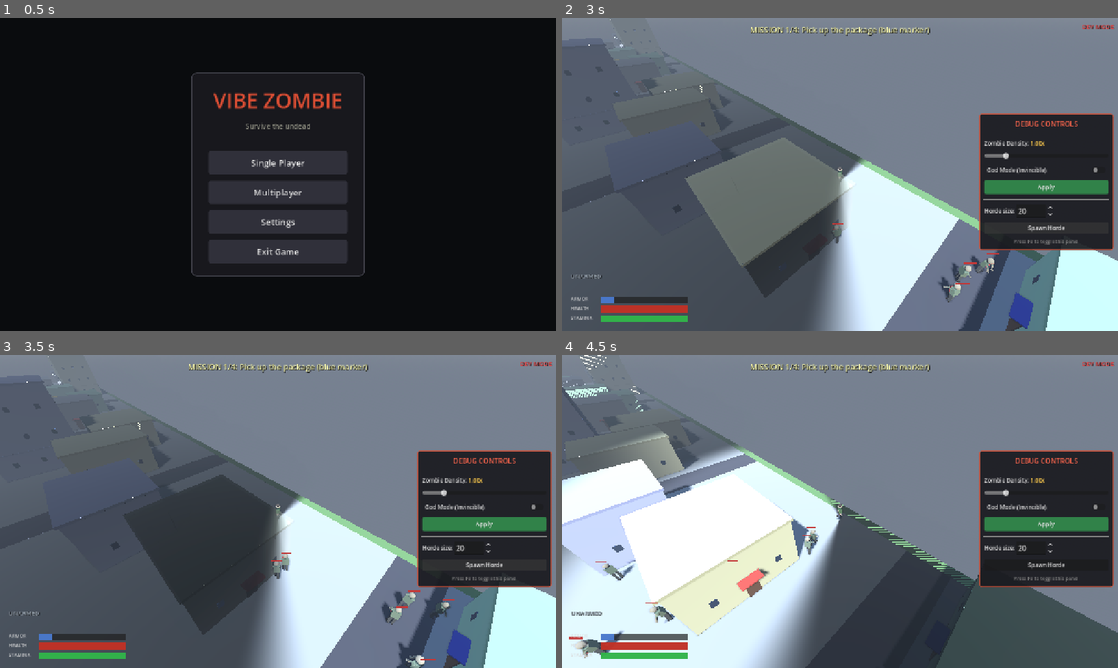
Above: before the commit, frames 1-4 (two rows, left to right).
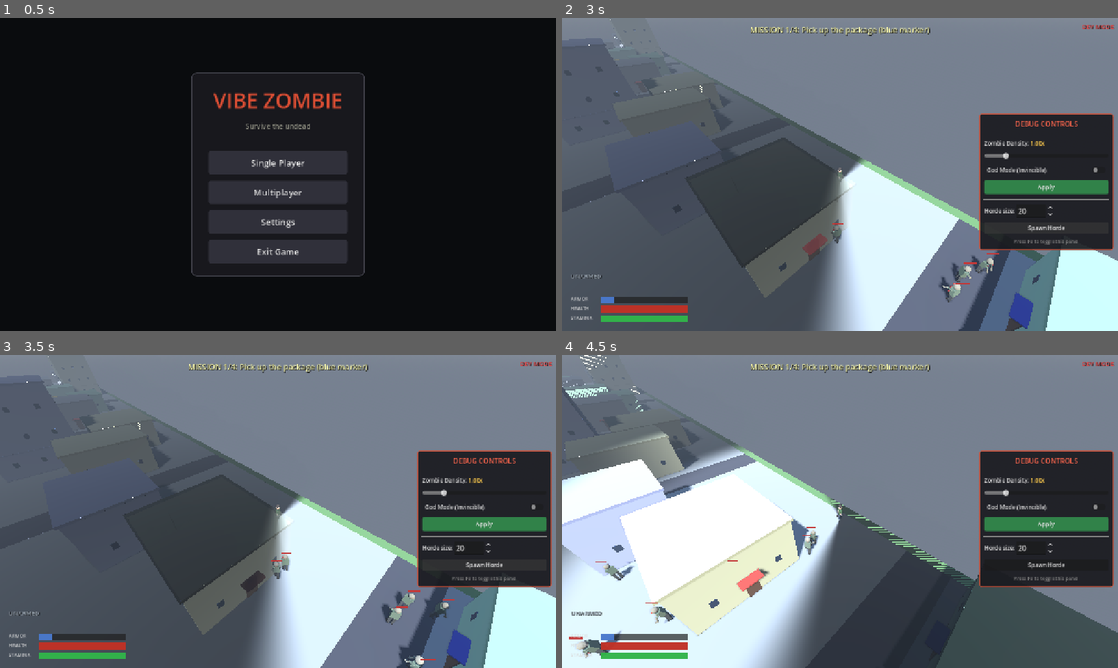
Above: after the commit, the same moments.

Repository: shaoqian2001/vibe-zombie
Game: Godot game, scene res://scenes/TitleMenu.tscn
The game is run twice, just before and just after one commit, with the same random seed, the same clock (stepped at 60 frames per second) and the same inputs.
Inputs (mouse positions are in pixels of both pictures, inside the frame that each line leads up to):
- Up to frame 1 (0.5 s): no input
- Up to frame 2 (3 s): click "Single Player" at 0.5 s; click "God Mode (Invincible)" at 1.25 s; click "Apply" at 2 s; click "Spawn Horde" at 2.75 s
- Up to frame 3 (3.5 s): no input
- Up to frame 4 (4.5 s): tap F (interact) at 3.5 s; move the mouse to (962, 495) at 3.52 s; hold D (move_right) 3.53-4.28 s; hold F (interact) 3.53-4.28 s; click (962, 495) at 3.67 s; move the mouse to (728, 527) at 4.27 s; hold S (move_backward) from 4.28 s (still down); click (728, 527) at 4.35 s

Frame 1 is identical in both runs. In frame 2, 8.5% of the frame differs, in the area x 22-78%, y 38-91%; in frame 3, 1.9%; in frame 4, 0.2%.

Commit message:
fix: character feet on the ground, natural elbow bend, better proportions
The previous rig had three visible problems:

1. Feet floated above the ground because the shin's bottom landed at
   y=0.05 and the foot mesh was offset below it by 4cm of empty space
   (with another 3cm clipping into the floor). Now the bone lengths
   sum cleanly: foot (0.08) + shin (0.30) + thigh (0.40) = 0.78 =
   HIP_Y, so the foot's lower face rests exactly at y=0 with the leg
   straight.

2. Body proportions were stretched — the new rig was 1.88m tall vs
   the original chibi 1.80m, with 0.80m legs vs 0.65m. Reset to a
   1.75m silhouette closer to the original look: thigh 0.40, shin
   0.30, foot 0.08, torso 0.55. Shoulders narrowed slightly (0.22
   from center, was 0.24) which also helps the support-arm IK reach.

3. The IK off-hand pole vector pointed outward (+0.40 X) which made
   the right elbow chicken-wing away from the body. Replaced with
   (-0.08, -1.0, 0) so the elbow drops straight down with a hair
   of inward bias — the natural tucked-elbow look for a support-hand
   grip on a long gun.

Same proportional fixes apply to the zombie rig.

Diff:
--- a/scripts/enemy.gd
+++ b/scripts/enemy.gd
@@ -318,9 +318,12 @@
 ## spine/arms/head) but stiffer poses and broader sway so they read as
 ## undead at a glance: shoulders rolled forward, arms outstretched in the
 ## classic "reaching" pose, knees barely bend, head lolls slightly.
-const ZOMBIE_HIP_Y := 0.85
+## Bone lengths sum so the foot bottom lands at y=0 with the leg straight:
+## foot (0.08) + shin (0.30) + thigh (0.40) = 0.78 = ZOMBIE_HIP_Y.
+const ZOMBIE_HIP_Y := 0.78
 const ZOMBIE_THIGH_LEN := 0.40
-const ZOMBIE_SHIN_LEN := 0.40
+const ZOMBIE_SHIN_LEN := 0.30
+const ZOMBIE_FOOT_HEIGHT := 0.08
 const ZOMBIE_UPPER_ARM_LEN := 0.30
 const ZOMBIE_FOREARM_LEN := 0.30
 
@@ -513,12 +516,13 @@
 	foot_mat.albedo_color = Color(0.10, 0.08, 0.05, 1)
 	foot_mat.roughness = 0.6
 	var foot_mesh := BoxMesh.new()
-	foot_mesh.size = Vector3(0.17 * scale_var, 0.08, 0.27)
+	foot_mesh.size = Vector3(0.17 * scale_var, ZOMBIE_FOOT_HEIGHT, 0.27)
 	foot_mesh.material = foot_mat
 	var foot := MeshInstance3D.new()
 	foot.name = "Foot"
 	foot.mesh = foot_mesh
-	foot.position = Vector3(0, -ZOMBIE_SHIN_LEN * 0.5 - 0.04, 0.05)
+	# Foot top meets the shin's bottom and the foot bottom lands at y=0.
+	foot.position = Vector3(0, -ZOMBIE_SHIN_LEN * 0.5 - ZOMBIE_FOOT_HEIGHT * 0.5, 0.05)
 	foot.cast_shadow = GeometryInstance3D.SHADOW_CASTING_SETTING_ON
 	shin.add_child(foot)
 	return hip
--- a/scripts/player.gd
+++ b/scripts/player.gd
@@ -137,14 +137,17 @@
 const SHOOT_ANIM_DURATION := 0.22
 
 # Skeleton geometry constants — referenced by both rig construction and
-# the IK solver. Heights are in player local space (floor at y=0).
-const HIP_Y := 0.85
+# the IK solver. Heights are in player local space (floor at y=0). Lengths
+# add up so the foot's lower face lands exactly at y=0 when the leg is
+# straight: foot (0.08) + shin (0.30) + thigh (0.40) = 0.78 = HIP_Y.
+const HIP_Y := 0.78
 const THIGH_LEN := 0.40
-const SHIN_LEN := 0.40
-const SHOULDER_X := 0.24
-const SHOULDER_Y_IN_SPINE := 0.47
+const SHIN_LEN := 0.30
+const FOOT_HEIGHT := 0.08
+const SHOULDER_X := 0.22
+const SHOULDER_Y_IN_SPINE := 0.50
 const SHOULDER_Z := 0.02
-const NECK_Y_IN_SPINE := 0.58
+const NECK_Y_IN_SPINE := 0.55
 
 ## Per-weapon arm poses + kick parameters. Angles are in degrees.
 ## Each arm carries either:
@@ -433,15 +436,16 @@
 	knee.add_child(shin)
 
 	var foot_mesh := BoxMesh.new()
-	foot_mesh.size = Vector3(0.16, 0.08, 0.26)
+	foot_mesh.size = Vector3(0.16, FOOT_HEIGHT, 0.26)
 	foot_mesh.material = boot_mat
 	var foot := MeshInstance3D.new()
 	foot.name = "Foot"
 	foot.mesh = foot_mesh
-	# Place the foot below the bottom of the shin and shifted forward so
-	# the toes lead the heel — keeps the silhouette looking like a person
-	# walking rather than two boxes shuffling.
-	foot.position = Vector3(0, -SHIN_LEN * 0.5 - 0.04, 0.06)
+	# Foot top meets the shin's bottom; foot bottom rests at y=0 (floor).
+	# In shin-local coords the shin mesh center is at the origin (extends
+	# ±SHIN_LEN/2), so the foot center sits a half-foot below the shin
+	# mesh and shifted forward so the toes lead the heel.
+	foot.position = Vector3(0, -SHIN_LEN * 0.5 - FOOT_HEIGHT * 0.5, 0.06)
 	foot.cast_shadow = GeometryInstance3D.SHADOW_CASTING_SETTING_ON
 	shin.add_child(foot)
 
@@ -1845,9 +1849,10 @@
 	var target_local: Vector3 = _spine.global_transform.affine_inverse() * target_world
 	# Shoulder pivot lives at a known offset inside the spine.
 	var shoulder_pos := Vector3(SHOULDER_X, SHOULDER_Y_IN_SPINE, SHOULDER_Z)
-	# Pole vector — defines which way the elbow bulges. For the right arm
-	# the elbow should ride below and outboard of the shoulder.
-	var pole_pos := shoulder_pos + Vector3(0.40, -0.50, 0.10)
+	# Pole vector — defines which way the elbow bulges. We want the elbow
+	# to drop straight down (and a hair inward, toward the body centerline)
+	# so the support arm looks tucked rather than chicken-winged outward.
+	var pole_pos := shoulder_pos + Vector3(-0.08, -1.0, 0.0)
 	_solve_arm_ik(
 		_right_shoulder, _right_elbow,
 		shoulder_pos, target_local, pole_pos,
